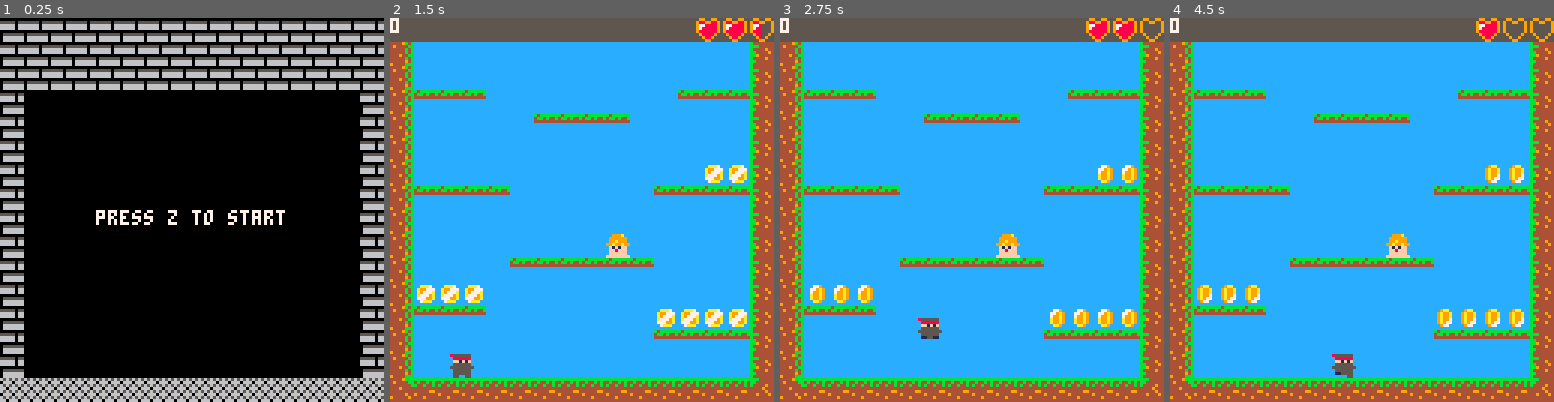
Above: before the commit, frames 1-4 (left to right).
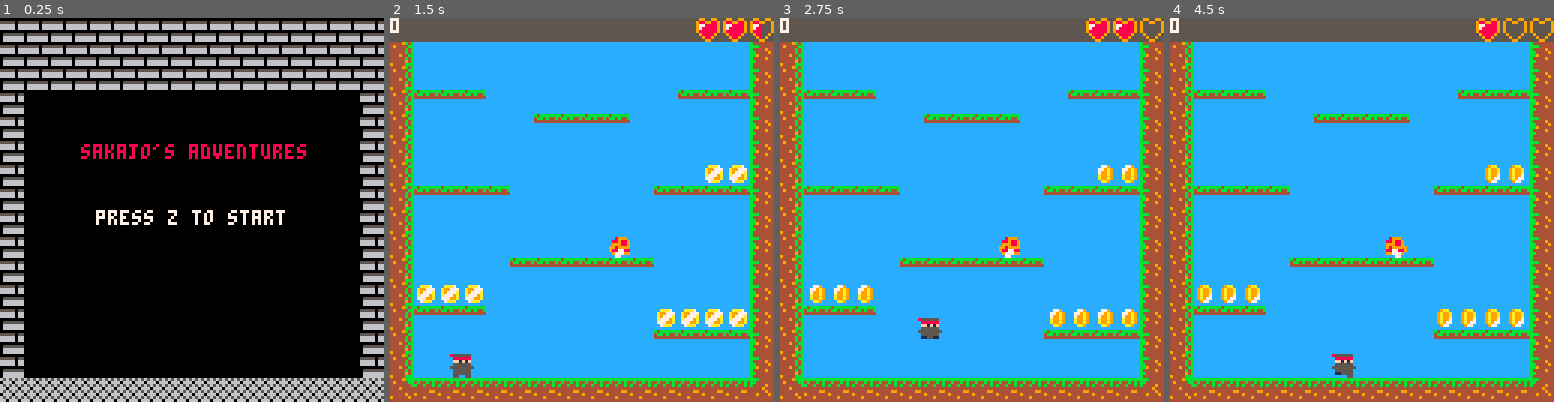
Above: after the commit, the same moments.

Repository: jmoreno1221/Sakajos-Adventures
Game: PICO-8 cartridge sasa.p8
Two runs of this game, one before a commit and one after it. Both use one fixed random seed, a clock stepped at 60 frames per second and the inputs below.
Inputs:
- Up to frame 1 (0.25 s): no input
- Up to frame 2 (1.5 s): tap X (X key) at 0.33, 1.07 s; tap O (Z key) at 0.7 s
- Up to frame 3 (2.75 s): hold Right 1.6-2.1 s; tap O (Z key) at 1.7, 2.1, 2.5 s; tap X (X key) at 1.85 s; hold Right from 2.47 s (still down)
- Up to frame 4 (4.5 s): tap O (Z key) every 0.4 s from 2.9 to 4.1 s; tap X (X key) at 2.97, 4.08 s; release Right at 3.03 s; hold Left 3.08-3.58 s; hold Right from 4.02 s (still down)

The runs differ from the first frame. In frame 1, 1.0% of the frame differs, in the area x 21-80%, y 32-37%; in frame 2, 0.3%; in frame 3, 0.3%; in frame 4, 0.3%.

Commit message:
added stuff

Diff:
--- a/sasa.p8
+++ b/sasa.p8
@@ -61,6 +61,7 @@
 	-- draw the world
 	map(0,0,0,0,128,512)
 	-- title screen
+	print("sakajo's adventures", 27, 42, 200)
 	print("press z to start", 32, 64, 7)
  lvl_items(lvl)
  lvl_enemies(lvl)
@@ -115,8 +116,8 @@
 function game_update60()
   coins.pic+=0.2
   food.y+=0.15
-  enemies.pic+=0.2
-  if(enemies.pic>25) enemies.pic=23
+  enemies.pic+=0.09
+  if(enemies.pic>26) enemies.pic=23
   if(food.y>2) food.y=0
   if(coins.pic>42) coins.pic=38
  left=btn(⬅️) -- button0 state
@@ -272,22 +273,22 @@
 0555555005555550055555500555555000000000009999999099999977777770033003300077700005089850059980500088888000000000000700000b000000
 01155550055551100115511005555550000000009999990999999900070707000033330000070000505985055058950500555550000000000000000000070b00
 00000550055000000000000005500550000000000000990990999999000000000063360000777000555555555555555500055500000000000000000000000000
-5555555500000000444944444444444444444449000000006565656500999a0000000000007770000000040000e0000000333300000000004004000000000eee
-555555550000000044444444444944444444444455555055066606660999999000a99900070707000009900066666666037777300077760004040000000000ee
-55555555000000004944444944444449444494446666606665656565099a9990099999a070070070000a90040666666037bb99730776777000440000000000ee
-5555555500000000444444444944444449444444666660666606660699a99a990999a99070070070099009a006e9996037bb9973677777670ff4f9f099000099
-555555550000000044449444444494444444444400000000656565650f1f1ff0a99999a9000700000a90099006e9996037aeee73777677779f9f4f9f99900999
-55555555000000004444444bb44b44b4b444449405555555066606660ff8fff00f1f1ff0007070004009900006e5956037eeea73555555555555555599999999
-5555555500000000494444bb4b4bbb4bbb44444406666666656565650ffffff00ff8fff0070007000009a0000659596003777730555555555555555509999990
-555555550000000044444bbbbbbbbbbbbbb494440666666666066606ffffffffffffffff07000700004000000066660000333300055555500555555000999900
+555555550000000044494444444444444444444900000000656565650000000000000000000000000000040000e0000000333300000000004004000000000eee
+555555550000000044444444444944444444444455555055066606660899900000899900000899900009900066666666037777300077760004040000000000ee
+55555555000000004944444944444449444494446666606665656565889889000889889000889889000a90040666666037bb99730776777000440000000000ee
+55555555000000004444444449444444494444446666606666066606999889000999889000999889099009a006e9996037bb9973677777670ff4f9f049000099
+555555550000000044449444444494444444444400000000656565659899999099899999099899990a90099006e9996037aeee73777677779f9f4f9f99900949
+55555555000000004444444bb44b44b4b444449405555555066606668877889098877889098877884009900006e5956037eeea73555555555555555599499999
+5555555500000000494444bb4b4bbb4bbb44444406666666656565659977790009977990009777990009a0000659596003777730555555555555555509994990
+555555550000000044444bbbbbbbbbbbbbb494440666666666066606000770000007700000077000004000000066660000333300055555500555555000999900
 000000000000000044449b4bb4bbbbbbb44444449999999900000000000000000000000000000000000000000000000000000000000000000000000000000000
-0005666666650000494444bb4bb4b44bbbb444444444444400aaa700009aa0000009a00000077900000000000000000000000000000000000000000000000000
-005661117166500044444b4b44444444b4444944444444440a99777009a99a000009a00000779a90000000000000000000000000000000000000000000000000
-05661ccccc16650044444b4b00000000bb444494444444440a9777a009a99a000009a00000799a90000000000000000000000000000000000000000000000000
-5661cc171cc16650444944bb00000000bb944444999999990a7779a009a997000009a00000a99a90000000000000000000000000000000000000000000000000
-566cc11111cc665044444b4b00000000b444494444444444077799a009a977000009a00000a99a90000000000000000000000000000000000000000000000000
-566c1171111c66504444494b00000000bb44444444444444007aaa00009770000009a000000aa900000000000000000000000000000000000000000000000000
-566111ccc117665094444bbb00000000b44444444444444400000000000000000000000000000000000000000000000000000000000000000000000000000000
+0005666666650000494444bb4bb4b44bbbb444444444444400aaa700009aa0000009a00000077900008999000000000000000000000000000000000000000000
+005661117166500044444b4b44444444b4444944444444440a99777009a99a000009a00000779a90088988900000000000000000000000000000000000000000
+05661ccccc16650044444b4b00000000bb444494444444440a9777a009a99a000009a00000799a90099988900000000000000000000000000000000000000000
+5661cc171cc16650444944bb00000000bb944444999999990a7779a009a997000009a00000a99a90998999990000000000000000000000000000000000000000
+566cc11111cc665044444b4b00000000b444494444444444077799a009a977000009a00000a99a90988778890000000000000000000000000000000000000000
+566c1171111c66504444494b00000000bb44444444444444007aaa00009770000009a000000aa900099779900000000000000000000000000000000000000000
+566111ccc117665094444bbb00000000b44444444444444400000000000000000000000000000000000770000000000000000000000000000000000000000000
 56671c111c11665044449bbbbbbbbbbbbbb444440000000000000000000000000990099009900990099009900000000000000000000000000000000000000000
 56611c1c1c116650494444bb4b44b4b4bb4444440006000000000600000000009889988998899009900990090000000000000000000000000000000000000000
 56611c1c1c7166504444444bb44b44b4b44449440006500006056000000000009778888997780009900000090000000000000000000000000000000000000000
